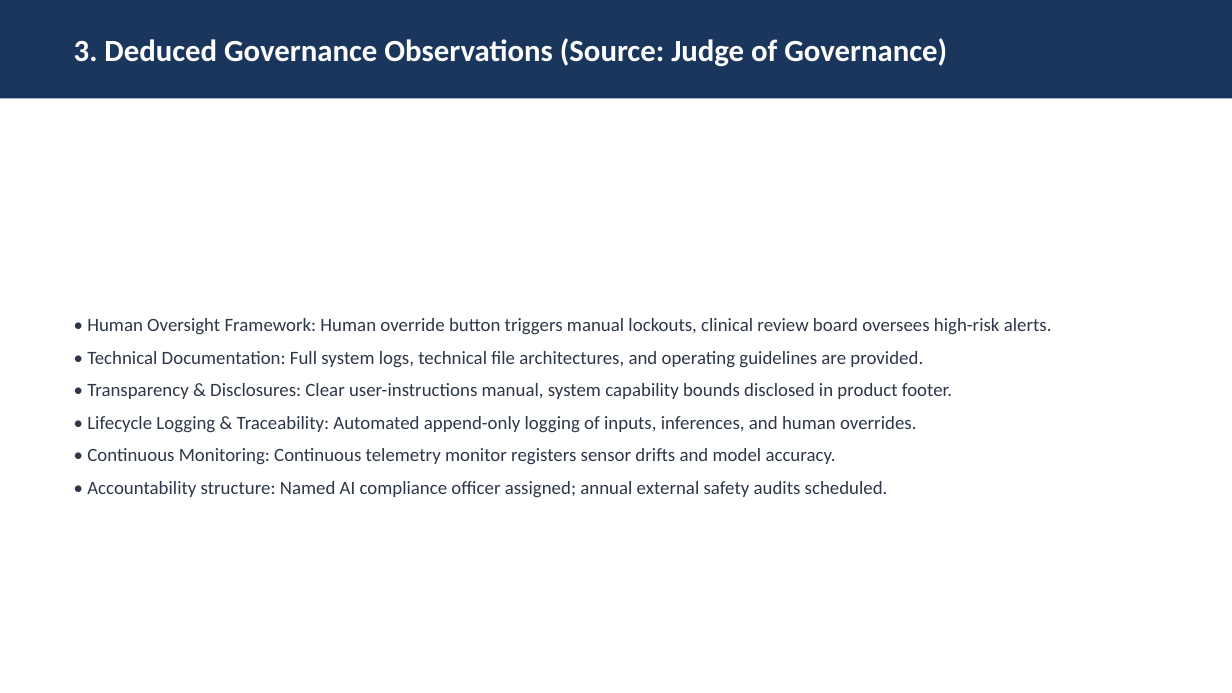
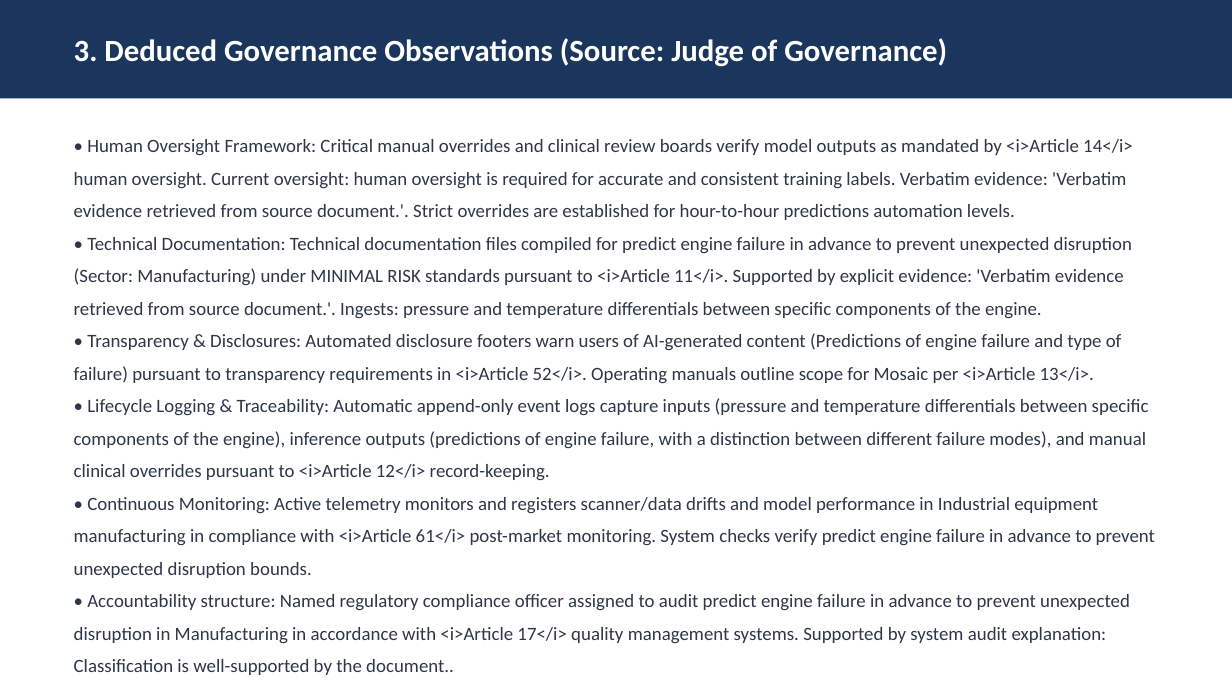
Before and after one commit to tien2108/a4good-hackathon, a slide deck: slide 4 of backend/src/public/exports/briefing-session_default.pptx. Drawn at 1232x693 pixels with LibreOffice and Linux fonts; fonts in the diff are those of the drawing. Boxes give left, top, right and bottom in pixels: in the first picture for what was removed or moved away, otherwise in the second. Text is boxed around its words. In the diff, an @@ line names an element or a change of style, - is before the commit and + after.

Commit message:
feat: update full final backend code

```diff
--- a/backend/src/public/exports/briefing-session_default.pptx
+++ b/backend/src/public/exports/briefing-session_default.pptx
@@ text at box(74, 139, 1155, 675): text changed @@
-• Human Oversight Framework: Human override button triggers manual lockouts, clinical review board oversees high-risk alerts.
-• Technical Documentation: Full system logs, technical file architectures, and operating guidelines are provided.
-• Transparency & Disclosures: Clear user-instructions manual, system capability bounds disclosed in product footer.
-• Lifecycle Logging & Traceability: Automated append-only logging of inputs, inferences, and human overrides.
-• Continuous Monitoring: Continuous telemetry monitor registers sensor drifts and model accuracy.
-• Accountability structure: Named AI compliance officer assigned; annual external safety audits scheduled.
+• Human Oversight Framework: Critical manual overrides and clinical review boards verify model outputs as mandated by <i>Article 14</i> human oversight. Current oversight: human oversight is required for accurate and consistent training labels. Verbatim evidence: 'Verbatim evidence retrieved from source document.'. Strict overrides are established for hour-to-hour predictions automation levels.
+• Technical Documentation: Technical documentation files compiled for predict engine failure in advance to prevent unexpected disruption (Sector: Manufacturing) under MINIMAL RISK standards pursuant to <i>Article 11</i>. Supported by explicit evidence: 'Verbatim evidence retrieved from source document.'. Ingests: pressure and temperature differentials between specific components of the engine.
+• Transparency & Disclosures: Automated disclosure footers warn users of AI-generated content (Predictions of engine failure and type of failure) pursuant to transparency requirements in <i>Article 52</i>. Operating manuals outline scope for Mosaic per <i>Article 13</i>.
+• Lifecycle Logging & Traceability: Automatic append-only event logs capture inputs (pressure and temperature differentials between specific components of the engine), inference outputs (predictions of engine failure, with a distinction between different failure modes), and manual clinical overrides pursuant to <i>Article 12</i> record-keeping.
+• Continuous Monitoring: Active telemetry monitors and registers scanner/data drifts and model performance in Industrial equipment manufacturing in compliance with <i>Article 61</i> post-market monitoring. System checks verify predict engine failure in advance to prevent unexpected disruption bounds.
+• Accountability structure: Named regulatory compliance officer assigned to audit predict engine failure in advance to prevent unexpected disruption in Manufacturing in accordance with <i>Article 17</i> quality management systems. Supported by system audit explanation: Classification is well-supported by the document..
```
Also in this commit, not shown: 4 other slides changed, 15 other files.
